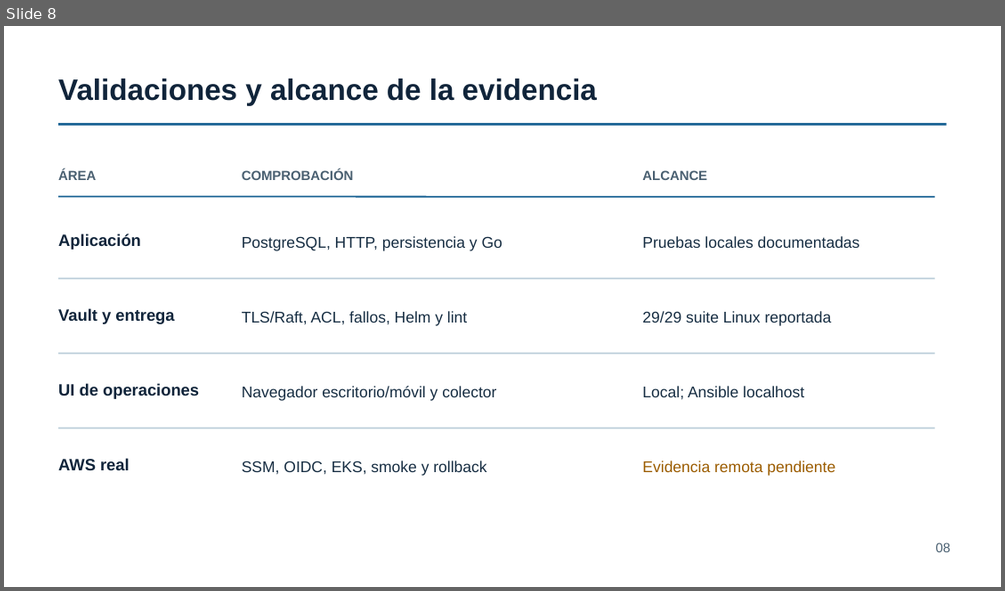
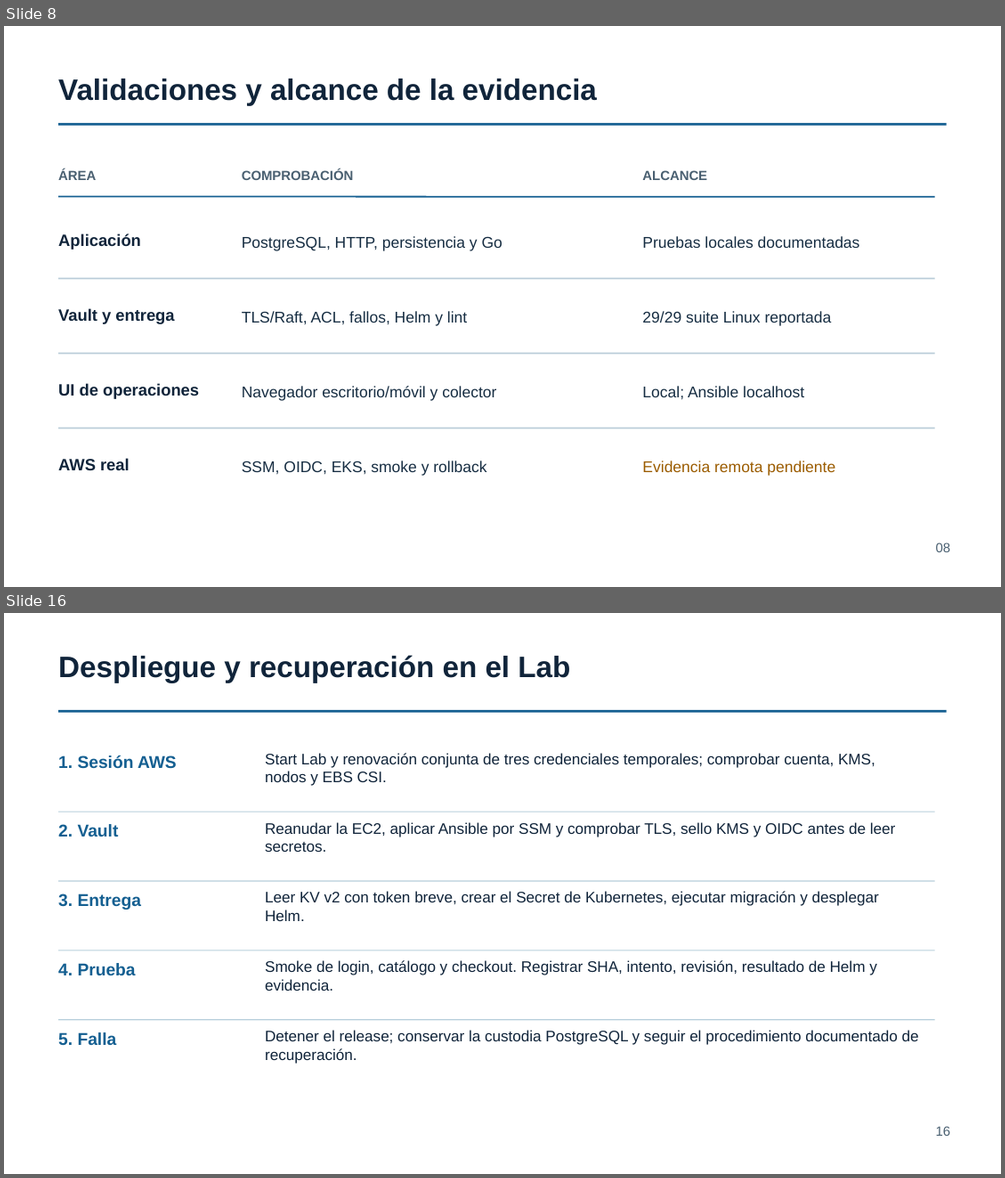
Before and after one commit to Hacket00GTFO/Boutique-Eq4-DevOPS, a slide deck: docs/Boutique-Eq4-Fase3-Seguridad-UI-Validaciones.pptx. Shown one above the other, each under a label of ours: slide 8 before the commit, slides 8 and 16 after it; the slides between them are not shown. The pictures are 1005x591 and 1005x1178 pixels, drawn with LibreOffice and Linux fonts; fonts in the diff are those of the drawing. Boxes give left, top, right and bottom in pixels: in the first picture for what was removed or moved away, otherwise in the second. Text is boxed around its words. In the diff, an @@ line names an element or a change of style, - is before the commit and + after.

```diff
--- a/docs/Boutique-Eq4-Fase3-Seguridad-UI-Validaciones.pptx
+++ b/docs/Boutique-Eq4-Fase3-Seguridad-UI-Validaciones.pptx
@@ slide 16 added at (4,613,1001,1174), background #FFFFFF @@
@@ text added at (58,655,570,683), 28.5 pt, text #10243A, bold @@
+Despliegue y recuperación en el Lab
@@ line added from (58, 711) to (947, 711), #145F91 2.25 pt @@
@@ text added at (58,755,177,768), 16.5 pt, text #145F91, bold @@
+1. Sesión AWS
@@ text added at (265,753,875,786), 14.6 pt, text #10243A @@
+Start Lab y renovación conjunta de tres credenciales temporales; comprobar cuenta, KMS, nodos y EBS CSI.
@@ line added from (58, 811) to (935, 811), #B7CFDB 0.98 pt @@
@@ text added at (58,824,119,836), 16.5 pt, text #145F91, bold @@
+2. Vault
@@ text added at (265,822,896,852), 14.6 pt, text #10243A @@
+Reanudar la EC2, aplicar Ansible por SSM y comprobar TLS, sello KMS y OIDC antes de leer secretos.
@@ line added from (58, 881) to (935, 881), #B7CFDB 0.98 pt @@
@@ text added at (58,893,141,909), 16.5 pt, text #145F91, bold @@
+3. Entrega
@@ text added at (265,891,879,921), 14.6 pt, text #10243A @@
+Leer KV v2 con token breve, crear el Secret de Kubernetes, ejecutar migración y desplegar Helm.
@@ line added from (58, 950) to (935, 950), #B7CFDB 0.98 pt @@
@@ text added at (58,963,136,975), 16.5 pt, text #145F91, bold @@
+4. Prueba
@@ text added at (265,960,877,990), 14.6 pt, text #10243A @@
+Smoke de login, catálogo y checkout. Registrar SHA, intento, revisión, resultado de Helm y evidencia.
@@ line added from (58, 1020) to (935, 1020), #B7CFDB 0.98 pt @@
@@ text added at (58,1032,117,1045), 16.5 pt, text #145F91, bold @@
+5. Falla
@@ text added at (265,1030,919,1063), 14.6 pt, text #10243A @@
+Detener el release; conservar la custodia PostgreSQL y seguir el procedimiento documentado de recuperación.
@@ text added at (936,1126,951,1135), 12.8 pt, text #4A6071 @@
+16
```
Also in this commit, not shown: 2 slides changed, 9 other slides added.
